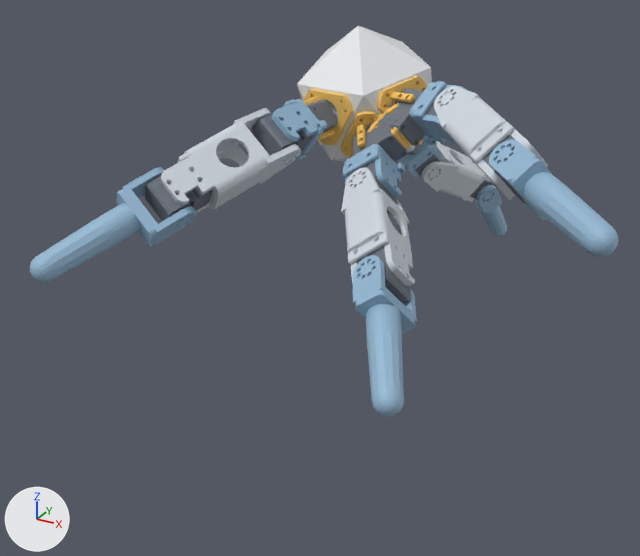
An edit to the glTF model models/g0_4332_1_fab.glb, drawn before and after from the same camera.
One viewpoint serves both versions: a 50 mm camera at (0.369, -0.788, 0.446) aimed at (-0.023, -0.076, 0.09). Arrows for +X, +Y and +Z are at lower left; the lights stay in place. The older version comes first.

Objects in the first picture: 'geom_0', 'geom_11', 'geom_14', 'geom_16', 'geom_18', 'geom_19', 'geom_21', 'geom_23', 'geom_24', 'geom_26', 'geom_28', 'geom_4' and 16 more.
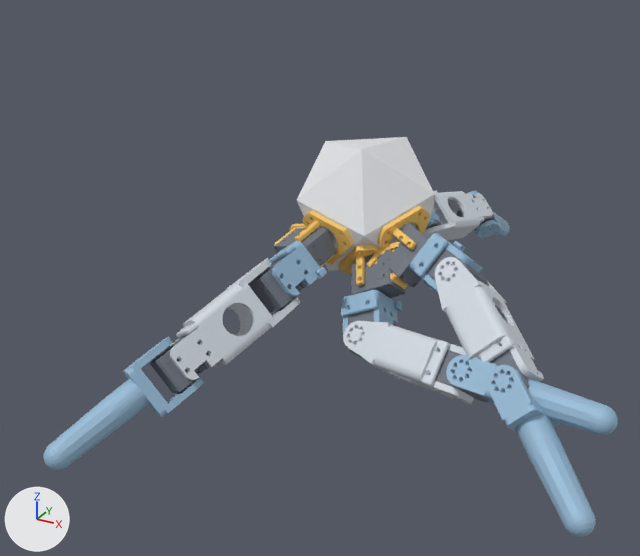
Not drawn themselves, but carrying or shaping drawn objects: ob_body, ob_leg_3, ob_seg_3_1, ob_seg_3_2, ob_leg_1, ob_seg_1_1, ob_seg_1_2, ob_leg_2, ob_seg_2_1, ob_seg_2_2, ob_leg_0, ob_seg_0_1, ob_seg_0_2.

Diff of the bpy script that builds the scene:
```diff
--- a/models/g0_4332_1_fab.glb.py
+++ b/models/g0_4332_1_fab.glb.py
@@ ob_body @@
 ob_body.parent = ob_mujoco_world_zup_to_yup
-ob_body.location = (-0.0371, -0.243, 0.0532)
-ob_body.rotation_euler = (-0.906, -0.455, -0.847)  # degrees (-52, -26, -49)
+ob_body.location = (-0.00791, -0.148, -0.00188)
+ob_body.rotation_euler = (-0.695, -0.272, -0.737)  # degrees (-40, -16, -42)
@@ ob_leg_3 @@
 ob_leg_3.parent = ob_mujoco_world_zup_to_yup
-ob_leg_3.location = (-0.0285, -0.203, 0.102)
-ob_leg_3.rotation_euler = (-2.071, 0.501, 0.506)  # degrees (-119, 29, 29)
+ob_leg_3.location = (-0.00603, -0.122, 0.0561)
+ob_leg_3.rotation_euler = (-1.846, 0.327, 0.778)  # degrees (-106, 19, 45)
@@ ob_seg_3_1 @@
 ob_seg_3_1.parent = ob_mujoco_world_zup_to_yup
-ob_seg_3_1.location = (-0.0163, -0.148, 0.171)
-ob_seg_3_1.rotation_euler = (-1.806, 0.501, 0.506)  # degrees (-103, 29, 29)
+ob_seg_3_1.location = (-0.00338, -0.0854, 0.137)
+ob_seg_3_1.rotation_euler = (-1.521, 0.327, 0.778)  # degrees (-87, 19, 45)
@@ ob_seg_3_2 @@
 ob_seg_3_2.parent = ob_mujoco_world_zup_to_yup
-ob_seg_3_2.location = (0.0192, -0.096, 0.273)
-ob_seg_3_2.rotation_euler = (-2.22, 0.501, 0.506)  # degrees (-127, 29, 29)
+ob_seg_3_2.location = (0.0282, -0.0626, 0.251)
+ob_seg_3_2.rotation_euler = (-1.896, 0.327, 0.778)  # degrees (-109, 19, 45)
@@ ob_leg_1 @@
 ob_leg_1.parent = ob_mujoco_world_zup_to_yup
-ob_leg_1.location = (-0.0096, -0.219, 0.00121)
-ob_leg_1.rotation_euler = (1.774, 0.584, -2.064)  # degrees (102, 33, -118)
+ob_leg_1.location = (0.0141, -0.106, -0.0446)
+ob_leg_1.rotation_euler = (1.657, 0.83, -1.941)  # degrees (95, 48, -111)
@@ ob_seg_1_1 @@
 ob_seg_1_1.parent = ob_mujoco_world_zup_to_yup
-ob_seg_1_1.location = (0.0289, -0.185, -0.0715)
-ob_seg_1_1.rotation_euler = (1.829, 0.584, -2.064)  # degrees (105, 33, -118)
+ob_seg_1_1.location = (0.0449, -0.0482, -0.104)
+ob_seg_1_1.rotation_euler = (-0.391, 2.311, 1.201)  # degrees (-22, 132, 69)
@@ ob_seg_1_2 @@
 ob_seg_1_2.parent = ob_mujoco_world_zup_to_yup
-ob_seg_1_2.location = (0.0861, -0.143, -0.168)
-ob_seg_1_2.rotation_euler = (1.781, 0.584, -2.065)  # degrees (102, 33, -118)
+ob_seg_1_2.location = (0.161, -0.0568, -0.135)
+ob_seg_1_2.rotation_euler = (-0.379, 2.311, 1.201)  # degrees (-22, 132, 69)
@@ ob_leg_2 @@
 ob_leg_2.parent = ob_mujoco_world_zup_to_yup
-ob_leg_2.location = (-0.0487, -0.239, -0.00924)
-ob_leg_2.rotation_euler = (1.41, -0.103, -2.436)  # degrees (81, -5.9, -140)
+ob_leg_2.location = (-0.0207, -0.13, -0.0615)
+ob_leg_2.rotation_euler = (1.231, 0.0997, -2.248)  # degrees (71, 5.7, -129)
@@ ob_seg_2_1 @@
 ob_seg_2_1.parent = ob_mujoco_world_zup_to_yup
-ob_seg_2_1.location = (-0.0648, -0.234, -0.0966)
-ob_seg_2_1.rotation_euler = (1.076, -0.103, -2.436)  # degrees (62, -5.9, -140)
+ob_seg_2_1.location = (-0.0385, -0.105, -0.145)
+ob_seg_2_1.rotation_euler = (1.058, 0.0998, -2.248)  # degrees (61, 5.7, -129)
@@ ob_seg_2_2 @@
 ob_seg_2_2.parent = ob_mujoco_world_zup_to_yup
-ob_seg_2_2.location = (-0.11, -0.198, -0.202)
-ob_seg_2_2.rotation_euler = (1.035, -0.103, -2.436)  # degrees (59, -5.9, -140)
+ob_seg_2_2.location = (-0.0779, -0.0601, -0.249)
+ob_seg_2_2.rotation_euler = (0.973, 0.0998, -2.248)  # degrees (56, 5.7, -129)
@@ ob_leg_0 @@
 ob_leg_0.parent = ob_mujoco_world_zup_to_yup
-ob_leg_0.location = (0.0174, -0.249, 0.0212)
-ob_leg_0.rotation_euler = (-0.657, 2.541, 1.043)  # degrees (-38, 146, 60)
+ob_leg_0.location = (0.0465, -0.136, -0.0324)
+ob_leg_0.rotation_euler = (-0.816, 2.291, 1.118)  # degrees (-47, 131, 64)
@@ ob_seg_0_1 @@
 ob_seg_0_1.parent = ob_mujoco_world_zup_to_yup
-ob_seg_0_1.location = (0.0938, -0.258, -0.0236)
-ob_seg_0_1.rotation_euler = (-1.03, 2.541, 1.044)  # degrees (-59, 146, 60)
+ob_seg_0_1.location = (0.123, -0.119, -0.0752)
+ob_seg_0_1.rotation_euler = (-1.165, 2.291, 1.118)  # degrees (-67, 131, 64)
@@ ob_seg_0_2 @@
 ob_seg_0_2.parent = ob_mujoco_world_zup_to_yup
-ob_seg_0_2.location = (0.176, -0.239, -0.108)
-ob_seg_0_2.rotation_euler = (-0.99, 2.541, 1.044)  # degrees (-57, 146, 60)
+ob_seg_0_2.location = (0.202, -0.065, -0.148)
+ob_seg_0_2.rotation_euler = (-1.179, 2.291, 1.118)  # degrees (-68, 131, 64)
```

Pixel boxes (x1, y1, x2, y2) of what changed, in the pictures (640 x 556 px):
'geom_0', moved, turned: before (297, 26, 432, 162); after (297, 137, 435, 271)
'geom_21', moved, turned: before (161, 108, 301, 213); after (170, 258, 301, 380)
'geom_28', moved, turned: before (489, 139, 619, 257); after (487, 365, 596, 537)
'geom_23', moved, turned: before (30, 167, 197, 283); after (43, 336, 204, 470)
'geom_26', moved, turned: before (434, 86, 548, 200); after (435, 257, 544, 382)
'geom_16', moved, turned: before (341, 168, 415, 287); after (343, 321, 474, 404)
'geom_18', moved, turned: before (352, 255, 417, 417); after (446, 355, 618, 435)
'geom_11', moved, turned: before (421, 141, 491, 202); after (424, 190, 493, 240)
'geom_19', moved, turned: before (272, 99, 327, 160); after (269, 241, 327, 297)
'geom_14', moved, turned: before (343, 144, 405, 197); after (341, 290, 402, 335)
'geom_24', moved, turned: before (409, 81, 467, 145); after (410, 233, 482, 291)
'geom_22', moved, turned: before (145, 176, 213, 221); after (149, 334, 209, 393)
'geom_8', moved, turned: before (380, 89, 425, 146); after (380, 223, 429, 287)
'geom_5', moved, turned: before (303, 89, 353, 145); after (274, 210, 354, 268)
'geom_7', moved, turned: before (368, 76, 427, 149); after (367, 206, 430, 289)
'geom_20', moved, turned: before (251, 114, 314, 155); after (248, 256, 306, 313)
'geom_4', moved, turned: before (353, 118, 407, 162); after (351, 254, 405, 298)
'geom_3', moved, turned: before (340, 103, 412, 158); after (339, 241, 410, 286)
'geom_6', moved, turned: before (307, 99, 337, 132); after (274, 228, 337, 266)
'geom_13', moved, turned: before (473, 185, 507, 236); after (467, 191, 510, 239)
'geom_17', moved, turned: before (357, 246, 410, 303); after (430, 350, 489, 402)
'geom_9', moved, turned (mostly hidden afterwards): before (399, 135, 442, 178); after (426, 209, 439, 228)
'geom_27', moved, turned: before (483, 135, 525, 203); after (490, 345, 530, 389)
'geom_15', moved, turned: before (362, 160, 397, 214); after (348, 310, 374, 361)
'geom_25', moved, turned (mostly hidden before): before (426, 90, 443, 116); after (426, 248, 488, 285)
'geom_12', moved, turned (mostly hidden): before (470, 180, 496, 199); after (457, 196, 495, 230)
'geom_10', moved, turned (mostly hidden): before (415, 154, 440, 177); after (426, 222, 439, 230)
'geom_2', moved, turned (not visible afterwards): before (407, 145, 419, 155)
'geom_1', moved, turned (not visible afterwards): before (418, 139, 423, 145)
